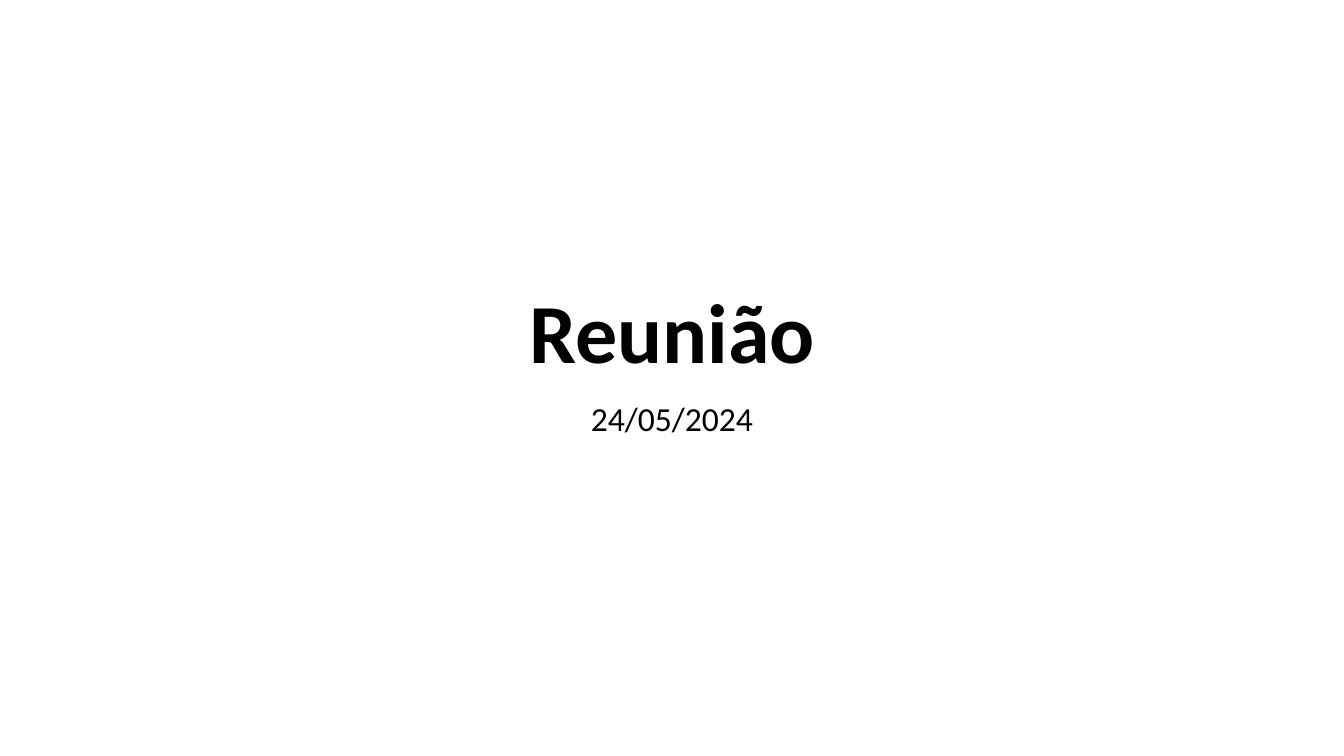
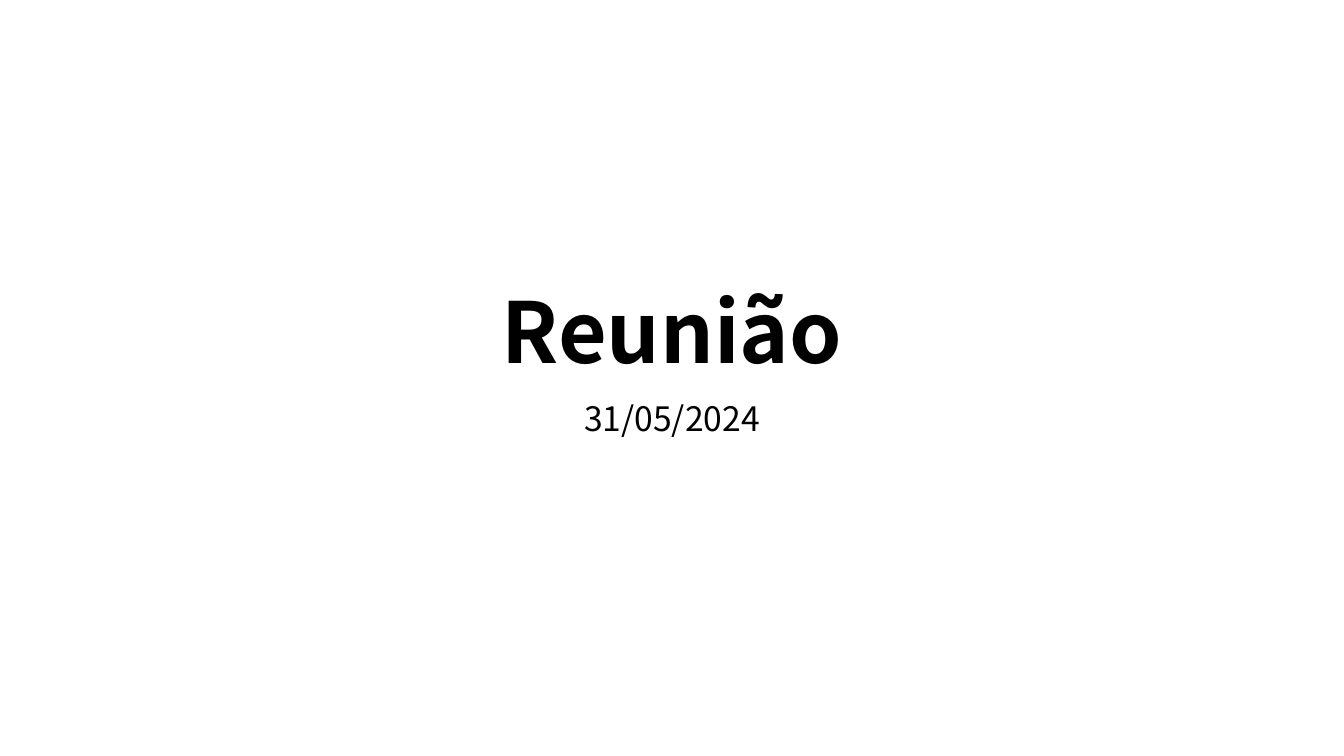
Before and after one commit to MiguelLoureiro98/timecave, a slide deck: slide 1 of papers/.ppt/TimeSeriesCV_31052024.pptx. Drawn at 1344x756 pixels with LibreOffice and Linux fonts; fonts in the diff are those of the drawing. Boxes give left, top, right and bottom in pixels: in the first picture for what was removed or moved away, otherwise in the second. Text is boxed around its words. In the diff, an @@ line names an element or a change of style, - is before the commit and + after.

```diff
--- a/papers/.ppt/TimeSeriesCV_31052024.pptx
+++ b/papers/.ppt/TimeSeriesCV_31052024.pptx
@@ title "Reunião" at <box>502,293,842,364</box>: font Calibri to Noto Sans CJK TC @@
@@ subtitle at <box>584,404,760,437</box>: text changed; font Calibri to Noto Sans CJK TC @@
-24/05/2024
+31/05/2024
```
Also in this commit, not shown: 4 other slides changed, 8 slides added, 16 slides removed, 1 other file.
